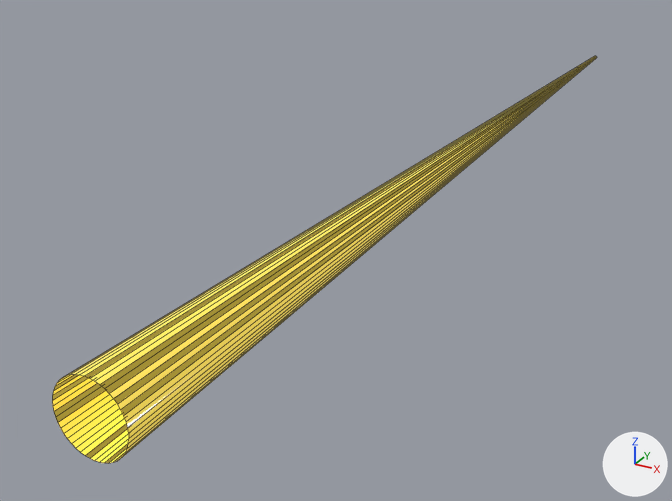
A saved change to the glTF model workspace/src/brazilian_rps_sim/meshes/nadir_beam_igso.glb.
Before and after are seen from a camera (50 mm lens) standing at (13.7, -58.2, 12.2) and looking at (-3.8, -26.4, -3.7). The axes (+X, +Y, +Z) are drawn at lower right. The lights are the same throughout. The picture after the commit comes second. Mesh edges are drawn as thin lines.

In view in the first picture: 'NadirBeamNode'.
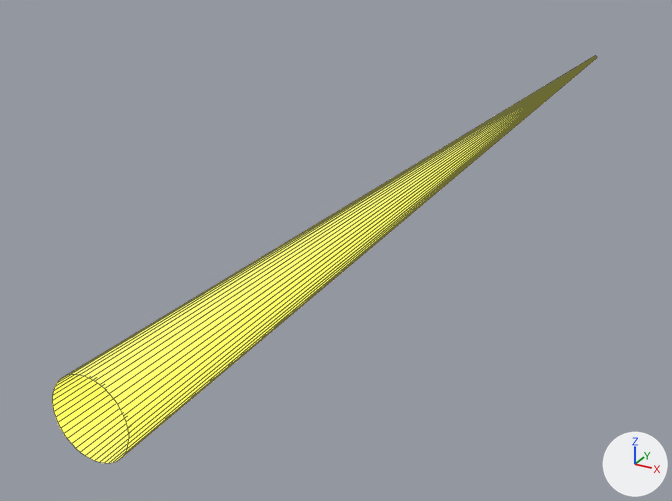
Pixel boxes (x1, y1, x2, y2) of what changed, in the pictures (672 x 501 px):
'NadirBeamNode', recoloured, surface changed (lighter)
    both: (52, 56, 597, 463)

What the commit changed:
In material 'NadirBeamMaterial' (mat_nadirbeammaterial), emission_color goes from (0.35, 0.263, 0.035) (yellow #a08c35) to (0.9, 0.72, 0.09) (yellow #f3dd55).
me_nadirbeammesh has 96 vertices, 96 faces and spans x -1.1..1.1, y -45.0..0.0, z -1.1..1.1.
me_nadirbeammesh is used by ob_nadirbeamnode; location (0.0, 0.0, 0.0).
Part 1, on me_nadirbeammesh:
31 faces are deleted.
31 new faces join them.
